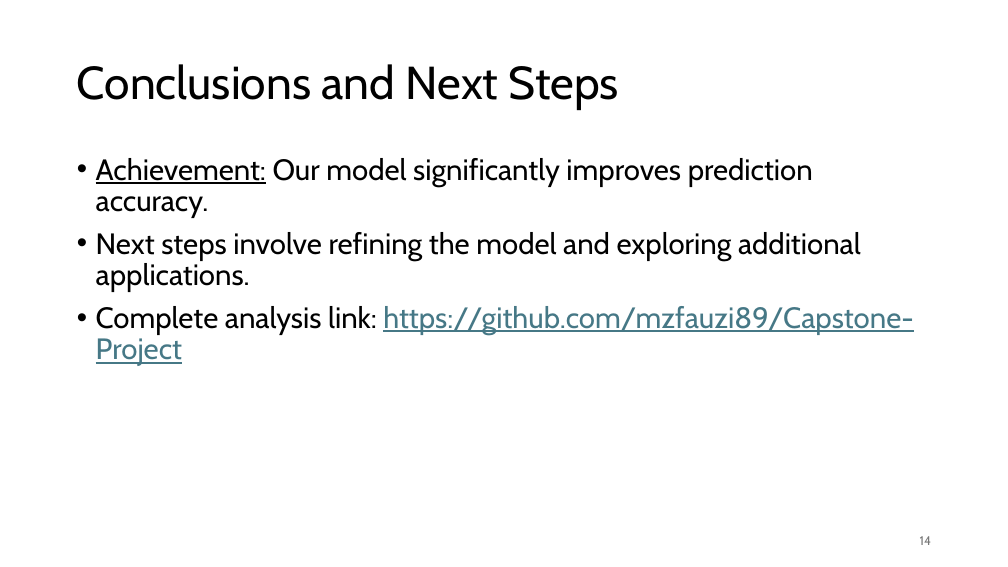
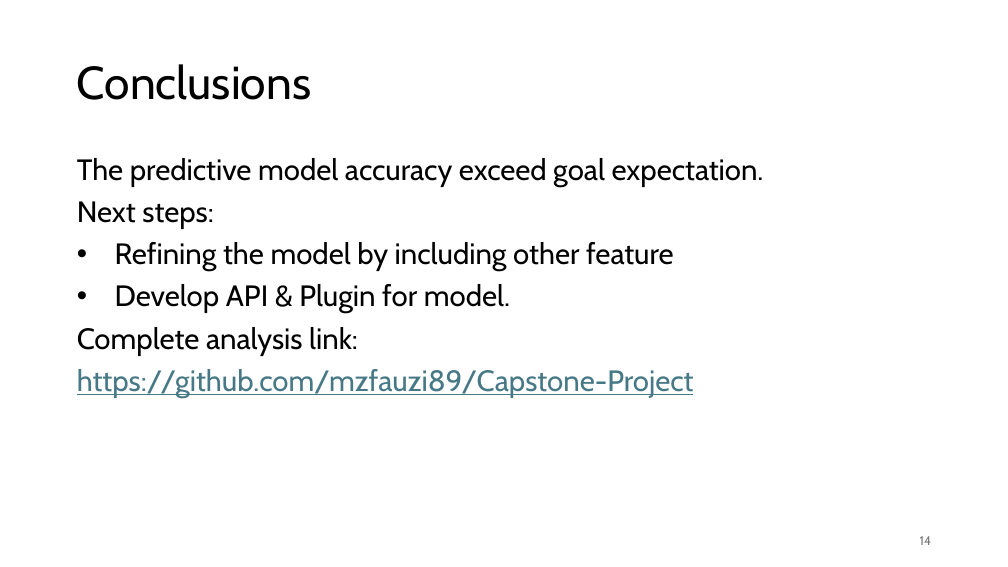
Before and after one commit to mzfauzi89/Capstone-Project, a slide deck: slide 14 of CP_Online Shopper Purchase Prediction.pptx. Drawn at 1008x567 pixels with LibreOffice and Linux fonts; fonts in the diff are those of the drawing; background and template pictures are left out. Boxes give left, top, right and bottom in pixels: in the first picture for what was removed or moved away, otherwise in the second. Text is boxed around its words. In the diff, an @@ line names an element or a change of style, - is before the commit and + after.

Commit message:
Update CP_Online Shopper Purchase Prediction

```diff
--- a/CP_Online Shopper Purchase Prediction.pptx
+++ b/CP_Online Shopper Purchase Prediction.pptx
@@ title at [77,64,311,100]: text changed @@
-Conclusions and Next Steps
+Conclusions
@@ text at [77,158,764,398]: text changed @@
-• Achievement: Our model significantly improves prediction accuracy.
-• Next steps involve refining the model and exploring additional applications.
-• Complete analysis link: https://github.com/mzfauzi89/Capstone-Project
+The predictive model accuracy exceed goal expectation.
+Next steps:
+• Refining the model by including other feature
+• Develop API & Plugin for model.
+Complete analysis link:
+https://github.com/mzfauzi89/Capstone-Project
```
Also in this commit, not shown: 9 other slides changed, 5 slides added, 5 slides removed.
